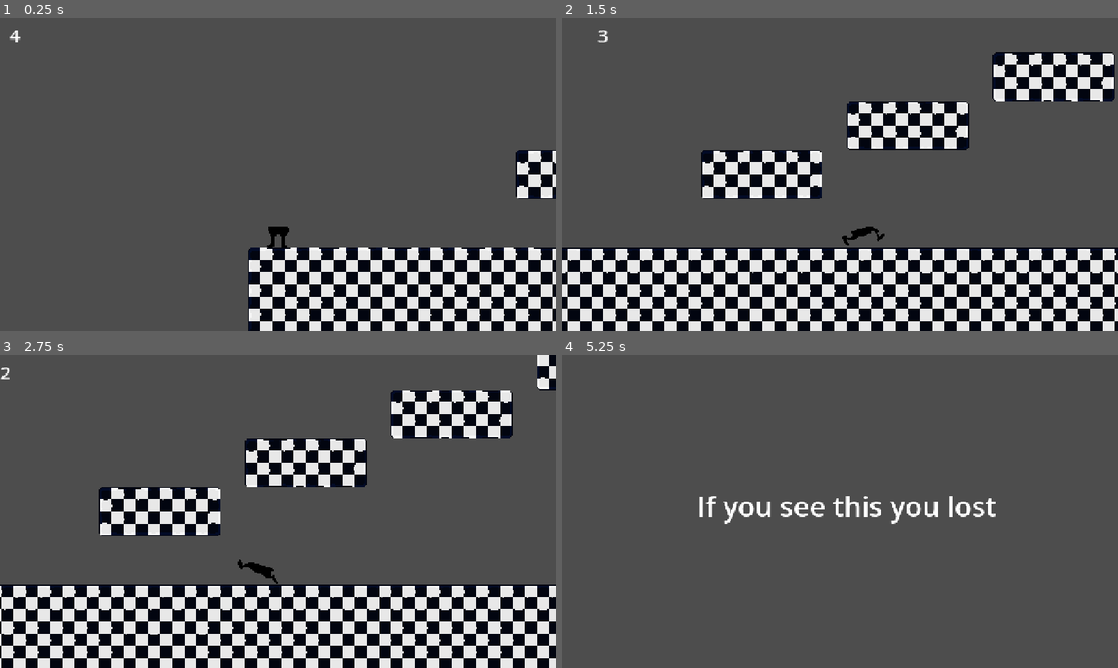
Above: before the commit, frames 1-4 (two rows, left to right).
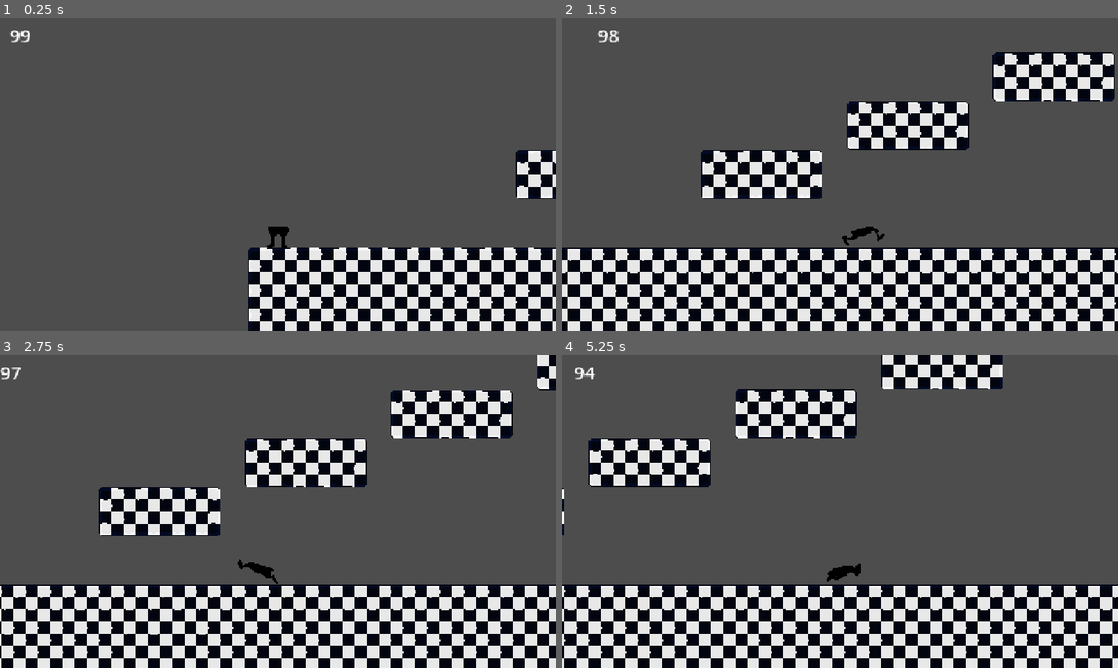
Above: after the commit, the same moments.

Repository: R3pak/GMTK-Game-Jam-2026
Game: Godot game, scene res://scenes/main.tscn
The game is run twice, just before and just after one commit, with the same random seed, the same clock (stepped at 60 frames per second) and the same inputs.
Inputs:
- Up to frame 1 (0.25 s): no input
- Up to frame 2 (1.5 s): tap Enter at 0.5 s; hold Shift (run) 0.53-1.28 s; hold D (right) from 0.53 s (still down); tap E (dash) at 0.6 s; tap Space (jump) at 0.77, 1.07 s; tap Shift (run) at 1.35 s
- Up to frame 3 (2.75 s): tap Space (jump) at 1.52, 1.55, 1.82, 2.1 s; release D (right) at 2.03 s; hold A (left) from 2.03 s (still down); tap E (dash) at 2.3 s
- Up to frame 4 (5.25 s): release A (left) at 2.78 s; hold D (right) 2.78-4.28 s; tap E (dash) at 2.85, 4.35 s; tap Space (jump) at 3.02, 3.32, 3.77, 3.8, 4.07, 4.52, 4.82 s; tap Shift (run) at 3.05 s; hold Shift (run) 3.53-4.28 s; hold A (left) 4.28-5.03 s; hold D (right) from 5.03 s (still down); hold Shift (run) from 5.03 s (still down)

The runs differ from the first frame. In frame 1, less than 0.1% of the frame differs, in the area x 1-6%, y 4-8%; in frame 2, less than 0.1%; in frame 3, less than 0.1%; in frame 4, 37%, in the area x 0-100%, y 0-100%.

Commit message:
Dash Animation
Added dash animation (though dash needs to be revamped)

Diff:
--- a/scenes/player.tscn
+++ b/scenes/player.tscn
@@ -1,12 +1,33 @@
 [gd_scene format=3 uid="uid://b87hq2kmyp5ee"]
 
 [ext_resource type="Script" uid="uid://csldjucj0pnt8" path="res://scripts/player.gd" id="1_3vyb7"]
+[ext_resource type="Texture2D" uid="uid://dfgk24c872asj" path="res://graphics/sprites/legs_dash.png" id="2_fjrip"]
 [ext_resource type="Texture2D" uid="uid://bc6ht5k6fphsi" path="res://graphics/sprites/legs_jump.png" id="2_tuyoq"]
 [ext_resource type="Texture2D" uid="uid://druq2giqvv4y5" path="res://graphics/sprites/legs_idle.png" id="3_fjrip"]
 [ext_resource type="Texture2D" uid="uid://bsyp7gsfiq0fw" path="res://graphics/sprites/legs_walk.png" id="4_dqkch"]
 [ext_resource type="Texture2D" uid="uid://bxn7q70xo1333" path="res://graphics/sprites/legs_run.png" id="4_qlg0r"]
 [ext_resource type="Script" uid="uid://ch5tdlfqfugw" path="res://scripts/camera_2d.gd" id="6_tuyoq"]
 
+[sub_resource type="AtlasTexture" id="AtlasTexture_fdfoy"]
+atlas = ExtResource("2_fjrip")
+region = Rect2(0, 0, 100, 100)
+
+[sub_resource type="AtlasTexture" id="AtlasTexture_hhpqf"]
+atlas = ExtResource("2_fjrip")
+region = Rect2(100, 0, 100, 100)
+
+[sub_resource type="AtlasTexture" id="AtlasTexture_g5jhy"]
+atlas = ExtResource("2_fjrip")
+region = Rect2(200, 0, 100, 100)
+
+[sub_resource type="AtlasTexture" id="AtlasTexture_holxr"]
+atlas = ExtResource("2_fjrip")
+region = Rect2(300, 0, 100, 100)
+
+[sub_resource type="AtlasTexture" id="AtlasTexture_mx1m4"]
+atlas = ExtResource("2_fjrip")
+region = Rect2(400, 0, 100, 100)
+
 [sub_resource type="AtlasTexture" id="AtlasTexture_smehm"]
 atlas = ExtResource("2_tuyoq")
 region = Rect2(800, 0, 100, 100)
@@ -173,6 +194,26 @@
 
 [sub_resource type="SpriteFrames" id="SpriteFrames_3vyb7"]
 animations = [{
+"frames": [{
+"duration": 1.0,
+"texture": SubResource("AtlasTexture_fdfoy")
+}, {
+"duration": 1.0,
+"texture": SubResource("AtlasTexture_hhpqf")
+}, {
+"duration": 1.0,
+"texture": SubResource("AtlasTexture_g5jhy")
+}, {
+"duration": 1.0,
+"texture": SubResource("AtlasTexture_holxr")
+}, {
+"duration": 1.0,
+"texture": SubResource("AtlasTexture_mx1m4")
+}],
+"loop": 0,
+"name": &"dash",
+"speed": 20.0
+}, {
 "frames": [{
 "duration": 1.0,
 "texture": SubResource("AtlasTexture_smehm")
@@ -334,7 +375,7 @@
 [node name="Sprite" type="AnimatedSprite2D" parent="." unique_id=1825013061]
 position = Vector2(-8, 0)
 sprite_frames = SubResource("SpriteFrames_3vyb7")
-animation = &"idle"
+animation = &"dash"
 autoplay = "idle"
 
 [node name="CollisionShape2D" type="CollisionShape2D" parent="." unique_id=2139048532]
@@ -360,7 +401,7 @@
 one_shot = true
 
 [node name="HealthTimer" type="Timer" parent="." unique_id=712301349]
-wait_time = 5.0
+wait_time = 100.0
 one_shot = true
 autostart = true
 
--- a/scripts/player.gd
+++ b/scripts/player.gd
@@ -11,6 +11,7 @@
 var decel: float = 30.0
 var friction: float = 4.5
 var dashcd: bool = false
+var dashing: bool = false
 
 # JUMP VARS
 @export var jump_height: float
@@ -25,6 +26,7 @@
 
 func _ready() -> void:
 	$HealthTimer.start()
+	$Sprite.animation_finished.connect(_on_sprite_animation_finished)
 
 func _physics_process(delta: float) -> void:
 	var is_running := Input.is_action_pressed("run")
@@ -60,10 +62,12 @@
 		velocity.y *= 0.3
 
 	if Input.is_action_just_pressed("dash") and not dashcd:
-		var dash_dir: float = -1.0 if $Sprite.flip_h else 1.0
-		velocity.x = dash_dir * 1800
-		dashcd = true
-		$DashCd.start()
+			var dash_dir: float = -1.0 if $Sprite.flip_h else 1.0
+			velocity.x = dash_dir * 1800
+			dashcd = true
+			dashing = true
+			$Sprite.play("dash")
+			$DashCd.start()
 
 func jump():
 	velocity.y = jump_velocity
@@ -76,6 +80,8 @@
 		speed *= accfs
 
 func animation():
+	if dashing:
+		return
 	if not is_on_floor():
 		if velocity.y < 0.0:
 			if $Sprite.animation != "jump":
@@ -98,6 +104,10 @@
 	if x_input != 0:
 		$Sprite.flip_h = x_input < 0
 
+func _on_sprite_animation_finished() -> void:  # NEW
+	if $Sprite.animation == "dash":
+		dashing = false
+
 func _on_dash_cd_timeout() -> void:
 	dashcd = false
 
